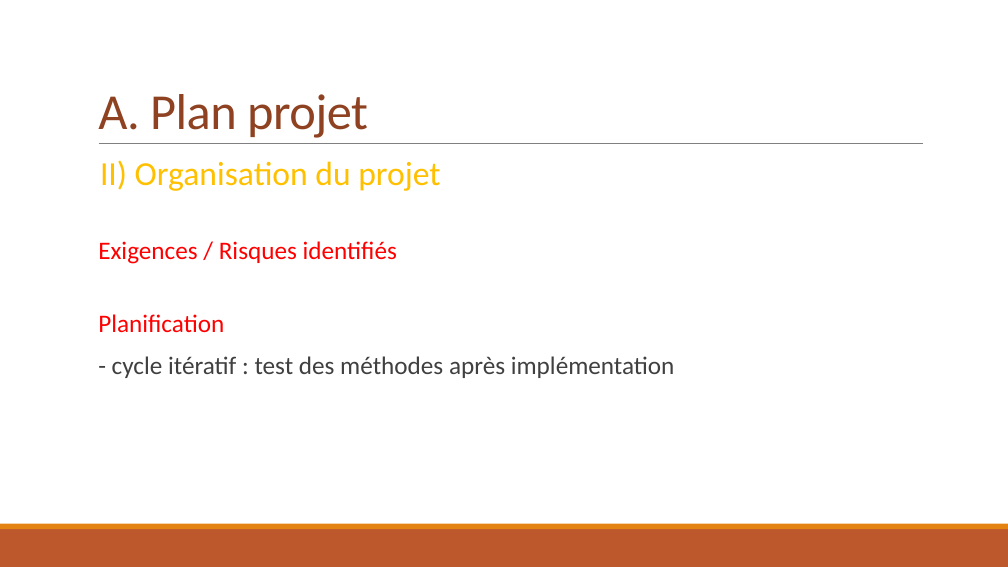
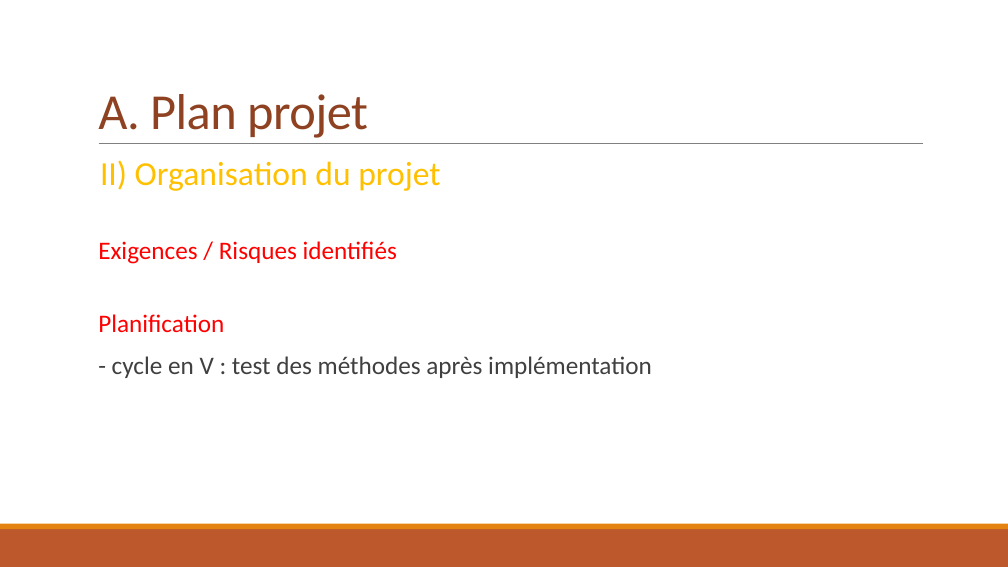
Before and after one commit to Vinvin2/Calculatrice, a slide deck: slide 7 of ProjetS2/Dossier-Manuel-Presentation/PresentationProjetS2.pptx. Drawn at 1008x567 pixels with LibreOffice and Linux fonts; fonts in the diff are those of the drawing. Boxes give left, top, right and bottom in pixels: in the first picture for what was removed or moved away, otherwise in the second. Text is boxed around its words. In the diff, an @@ line names an element or a change of style, - is before the commit and + after.

Commit message:
diapopo

```diff
--- a/ProjetS2/Dossier-Manuel-Presentation/PresentationProjetS2.pptx
+++ b/ProjetS2/Dossier-Manuel-Presentation/PresentationProjetS2.pptx
@@ text at (x1=112, y1=356, x2=652, y2=378): text changed @@
-  - cycle itératif : test des méthodes après implémentation
+  - cycle en V : test des méthodes après implémentation
```
